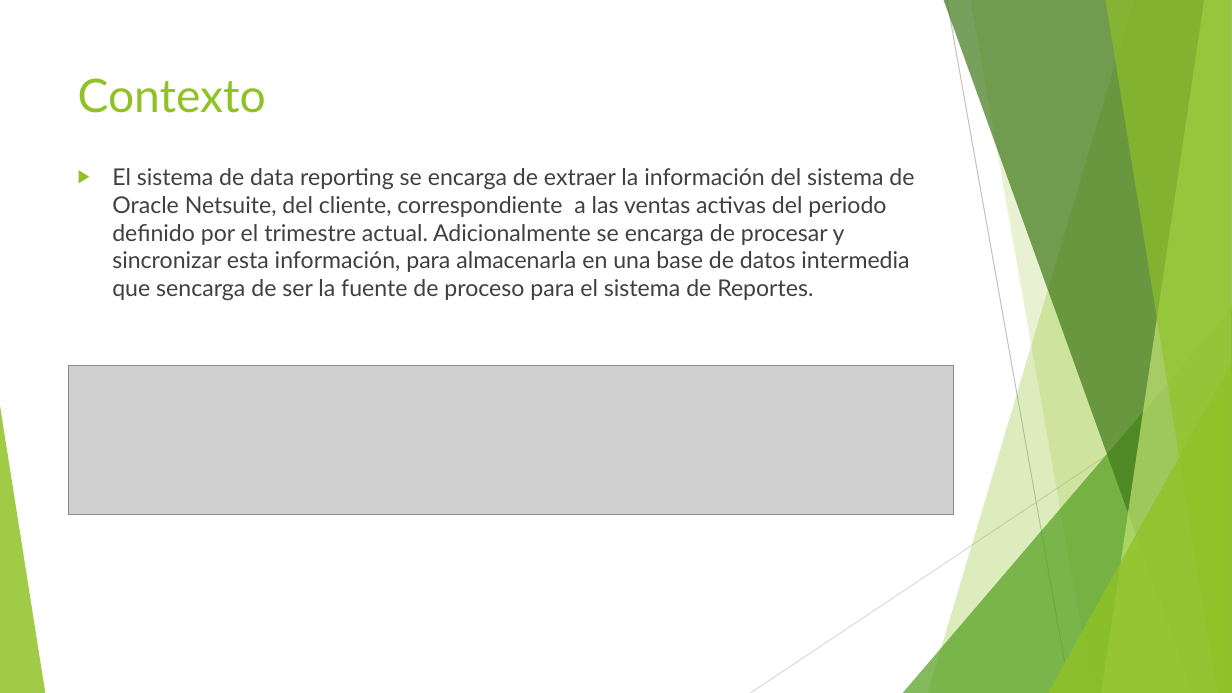
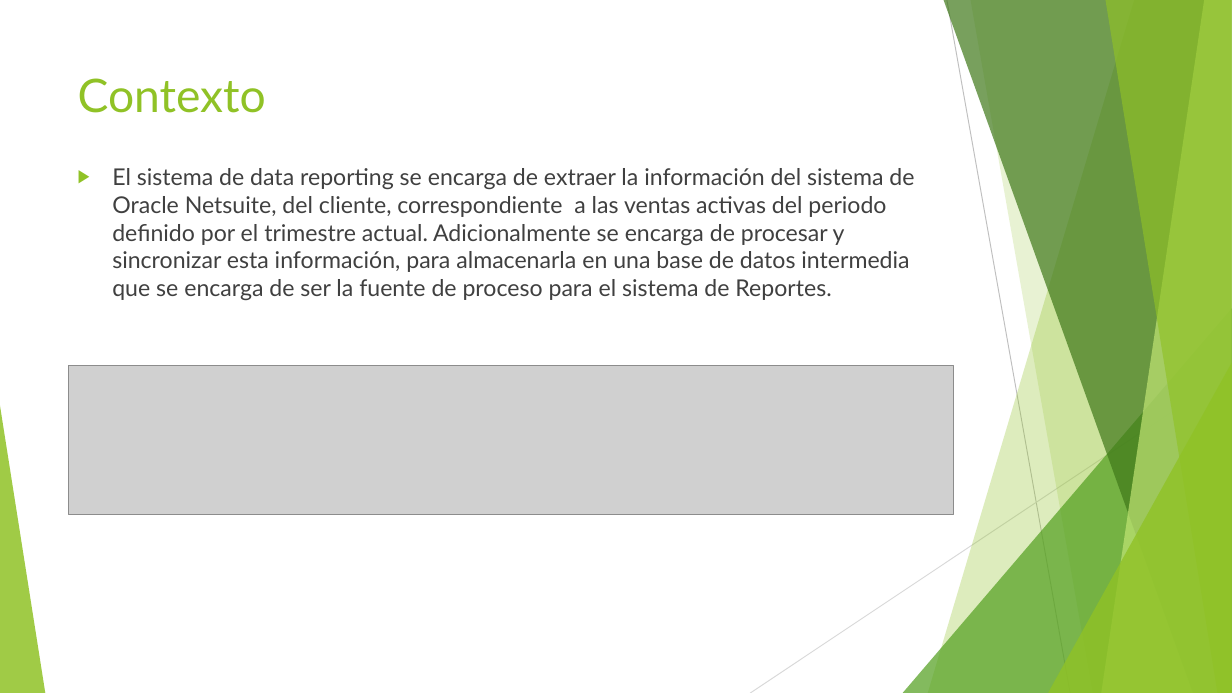
Before and after one commit to Jucer74/SoftwareArchitecture, a slide deck: slide 3 of Project/Context/DataReporting.Context.pptx. Drawn at 1232x693 pixels with LibreOffice and Linux fonts; fonts in the diff are those of the drawing; grey boxes stand for pictures. Boxes give left, top, right and bottom in pixels: in the first picture for what was removed or moved away, otherwise in the second. Text is boxed around its words. In the diff, an @@ line names an element or a change of style, - is before the commit and + after.

```diff
--- a/Project/Context/DataReporting.Context.pptx
+++ b/Project/Context/DataReporting.Context.pptx
@@ text at [112,168,914,300]: text changed @@
-▶ El sistema de data reporting se encarga de extraer la información del sistema de Oracle Netsuite, del cliente, correspondiente a las ventas activas del periodo definido por el trimestre actual. Adicionalmente se encarga de procesar y sincronizar esta información, para almacenarla en una base de datos intermedia que sencarga de ser la fuente de proceso para el sistema de Reportes.
+▶ El sistema de data reporting se encarga de extraer la información del sistema de Oracle Netsuite, del cliente, correspondiente a las ventas activas del periodo definido por el trimestre actual. Adicionalmente se encarga de procesar y sincronizar esta información, para almacenarla en una base de datos intermedia que se encarga de ser la fuente de proceso para el sistema de Reportes.
```
